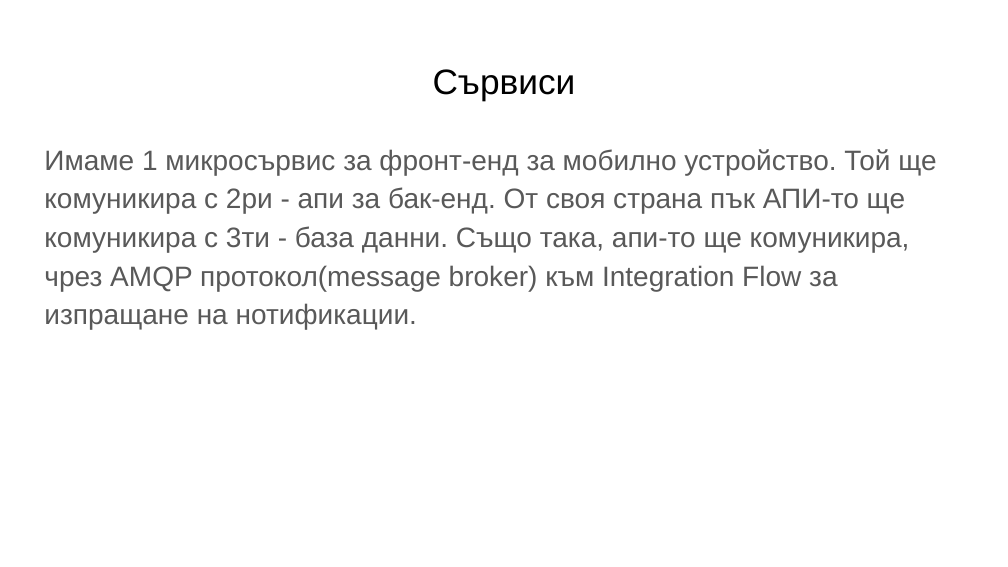
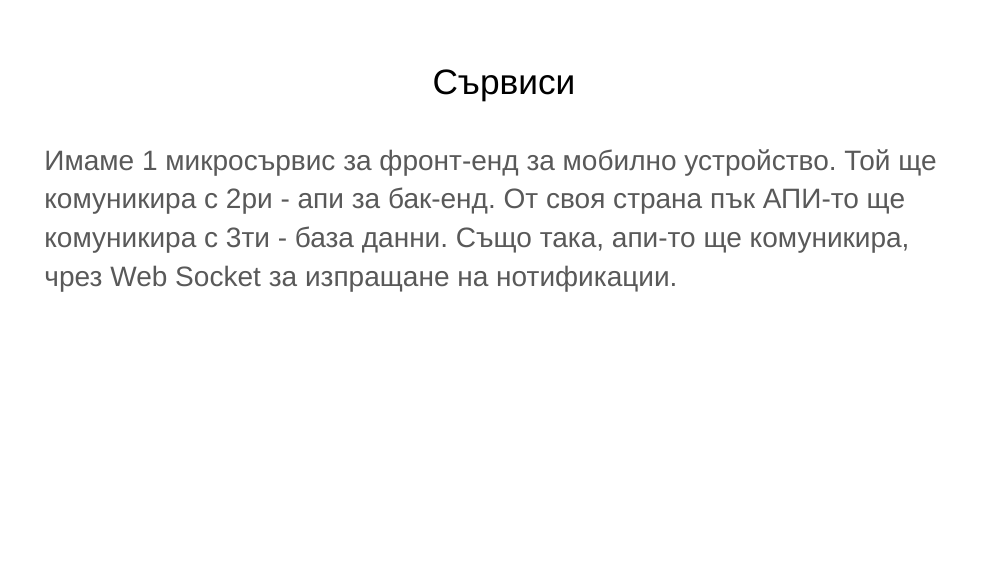
Before and after one commit to sp-2023-2024-draconic-dreamers/iteration-2, a slide deck: slide 7 of обща презентация версия 2.2.pptx (slide 6 before the commit). Drawn at 1008x567 pixels with LibreOffice and Linux fonts; fonts in the diff are those of the drawing. Boxes give left, top, right and bottom in pixels: in the first picture for what was removed or moved away, otherwise in the second. Text is boxed around its words. In the diff, an @@ line names an element or a change of style, - is before the commit and + after.

```diff
--- a/обща презентация версия 2.2.pptx
+++ b/обща презентация версия 2.2.pptx
@@ text at bbox=[44, 149, 936, 291]: text changed @@
-Имаме 1 микросървис за фронт-енд за мобилно устройство. Той ще комуникира с 2ри - апи за бак-енд. От своя страна пък АПИ-то ще комуникира с 3ти - база данни. Също така, апи-то ще комуникира, чрез AMQP протокол(message broker) към Integration Flow за изпращане на нотификации.
+Имаме 1 микросървис за фронт-енд за мобилно устройство. Той ще комуникира с 2ри - апи за бак-енд. От своя страна пък АПИ-то ще комуникира с 3ти - база данни. Също така, апи-то ще комуникира, чрез Web Socket за изпращане на нотификации.
```
Also in this commit, not shown: 1 other slide changed, 2 slides added.
